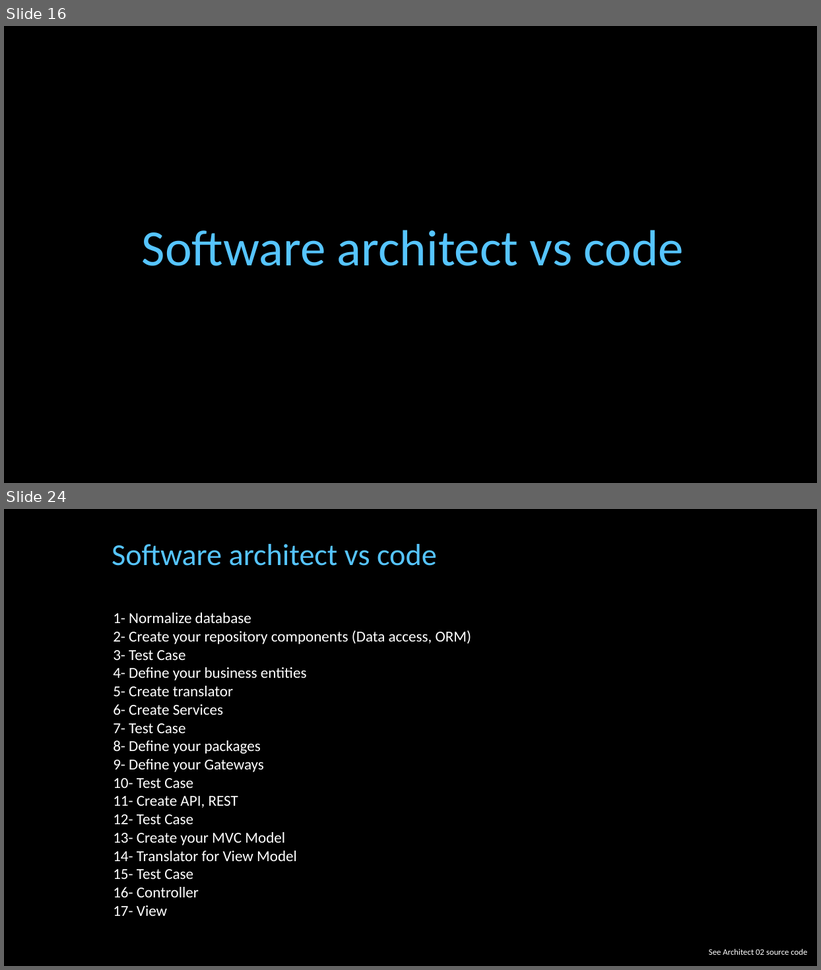
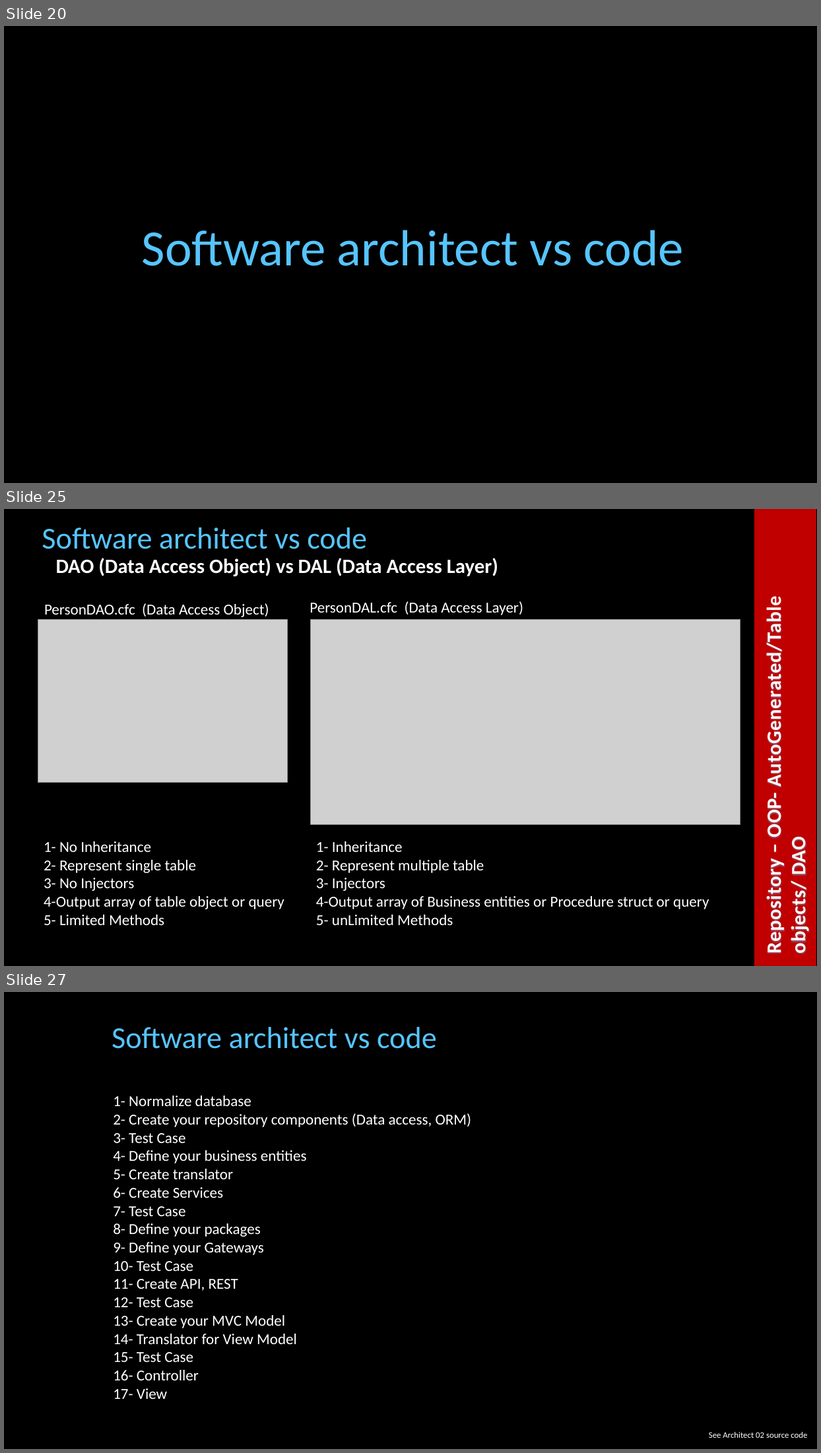
Before and after one commit to cfclick/CFSummit2016, a slide deck: powerpoint/architect/Architectural Perspective for ColdFusion Applications.pptx. Shown one above the other, each under a label of ours: slides 16 and 24 before the commit, slides 20, 25 and 27 after it; the slides between them are not shown. The pictures are 821x970 and 821x1453 pixels, drawn with LibreOffice and Linux fonts; fonts in the diff are those of the drawing; grey boxes stand for pictures; background and template pictures are left out. Boxes give left, top, right and bottom in pixels: in the first picture for what was removed or moved away, otherwise in the second. Text is boxed around its words. In the diff, an @@ line names an element or a change of style, - is before the commit and + after.

```diff
--- a/powerpoint/architect/Architectural Perspective for ColdFusion Applications.pptx
+++ b/powerpoint/architect/Architectural Perspective for ColdFusion Applications.pptx
@@ slide 25 added at (x1=4, y1=509, x2=817, y2=966), background picture (left out) @@
@@ text added at (x1=42, y1=527, x2=367, y2=549), 36 pt, text #56C5FF @@
+Software architect vs code
@@ rectangle added at (x1=755, y1=509, x2=816, y2=966), fill #C00000, outline #C00000 1 pt @@
@@ text added at (x1=56, y1=558, x2=498, y2=577), 24 pt, text #FFFFFF, bold @@
+DAO (Data Access Object) vs DAL (Data Access Layer)
@@ text added at (x1=44, y1=603, x2=269, y2=617), 18 pt, text #FFFFFF @@
+PersonDAO.cfc (Data Access Object)
@@ text added at (x1=310, y1=601, x2=523, y2=615), 18 pt, text #FFFFFF @@
+PersonDAL.cfc (Data Access Layer)
@@ picture added at (x1=38, y1=619, x2=287, y2=782) @@
@@ picture added at (x1=311, y1=619, x2=741, y2=825) @@
@@ text added at (x1=762, y1=615, x2=811, y2=952), 24 pt, text #FEFEFE, bold @@
+Repository – OOP- AutoGenerated/Table objects/ DAO
@@ text added at (x1=44, y1=842, x2=284, y2=925), 18 pt, text #FFFFFF @@
+1- No Inheritance
+2- Represent single table
+3- No Injectors
+4-Output array of table object or query
+5- Limited Methods
@@ text added at (x1=316, y1=842, x2=709, y2=925), 18 pt, text #FFFFFF @@
+1- Inheritance
+2- Represent multiple table
+3- Injectors
+4-Output array of Business entities or Procedure struct or query
+5- unLimited Methods
@@ what was slide 16 is now slide 20 @@
@@ what was slide 24 is now slide 27 @@
```
Also in this commit, not shown: 14 slides changed, 5 other slides added, 3 slides removed, 9 other files.
